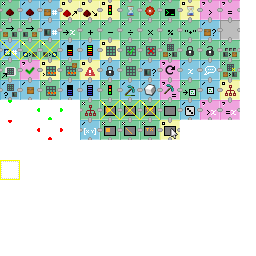
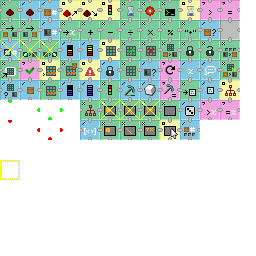
Before/after of a 256×256 layered artwork. What changed in the layer stack:
painted on "icons.png" over [180, 120, 200, 140]
